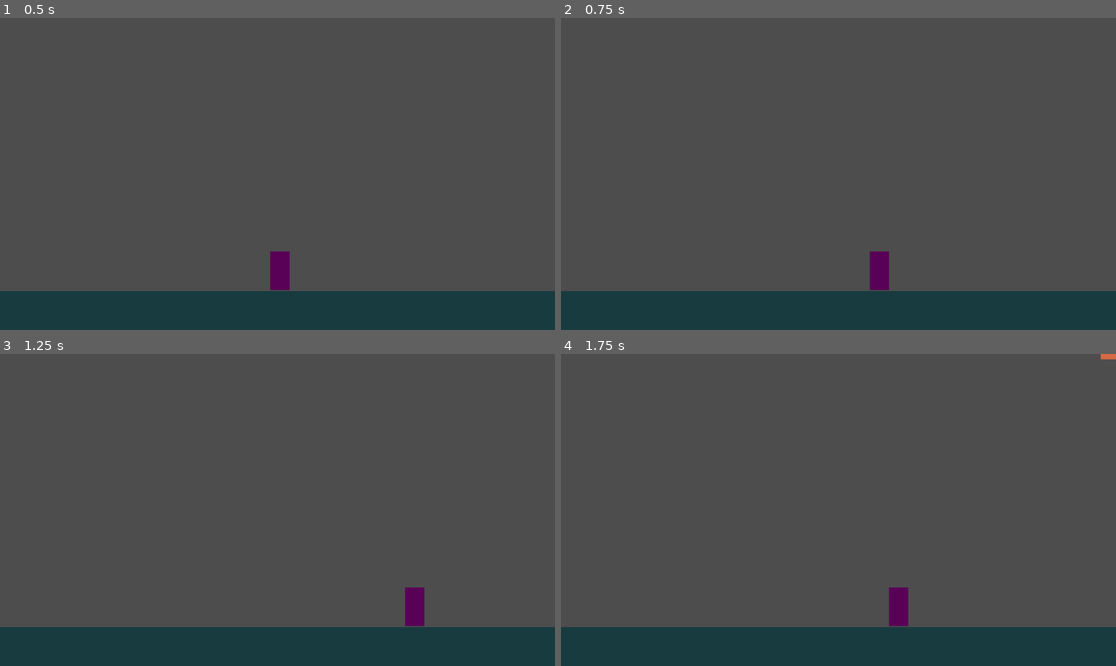
Above: before the commit, frames 1-4 (two rows, left to right).
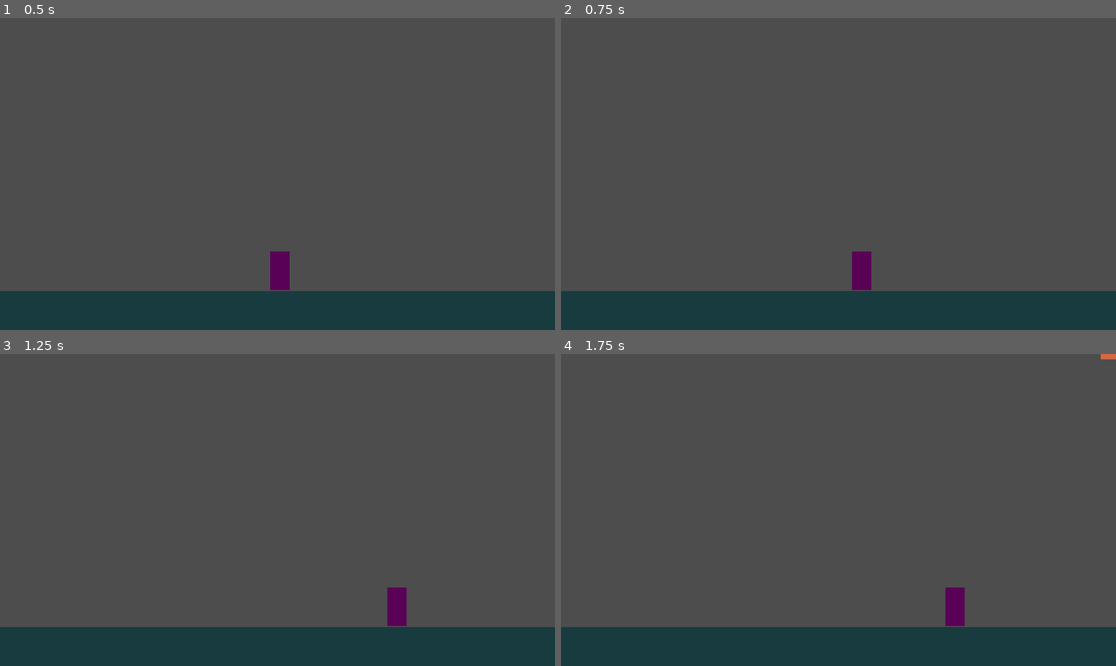
Above: after the commit, the same moments.

Repository: betofloresbaca/FruitCatcher
Game: Godot game, scene res://scenes/main.tscn
The game is run twice, just before and just after one commit, with the same random seed, the same clock (stepped at 60 frames per second) and the same inputs.
Inputs:
- Up to frame 1 (0.5 s): no input
- Up to frame 2 (0.75 s): tap Enter at 0.5 s; hold Right (Right) from 0.53 s (still down)
- Up to frame 3 (1.25 s): keep holding Right (Right)
- Up to frame 4 (1.75 s): release Right (Right) at 1.28 s; hold Left (Left) from 1.28 s (still down)

Frame 1 is identical in both runs. In frame 2, 0.8% of the frame differs, in the area x 52-60%, y 74-88%; in frame 3, 0.8%; in frame 4, 0.9%, in the area x 59-73%, y 74-88%.

Commit message:
Implement drag and acceleration in player movement

Diff:
--- a/scenes/elements/player.gd
+++ b/scenes/elements/player.gd
@@ -1,15 +1,16 @@
 extends CharacterBody2D
 
-const speed = 400
-
-
-func _ready():
-	pass  # Replace with function body.
+const acceleration = 2000
+const max_speed = 400
+const drag = 1500
 
 
 func _process(delta):
-	var movement = get_input_vector()
-	velocity = movement * speed
+	var input_vector = get_input_vector()
+	velocity += input_vector * acceleration * delta
+	velocity.x = clamp(velocity.x, -max_speed, max_speed)
+	if input_vector == Vector2.ZERO and abs(velocity.x) > 0:
+		velocity.x -= sign(velocity.x) * clamp(drag * delta, 0, abs(velocity.x))
 	move_and_slide()
 
 
